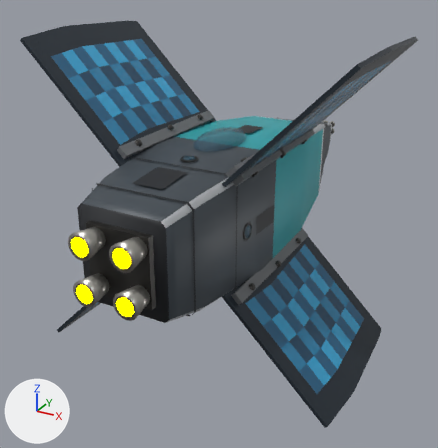
One commit to the glTF model ThoriumGap_JS/models/Ship_Crosspanel_4.glb: the scene before it, then after it.
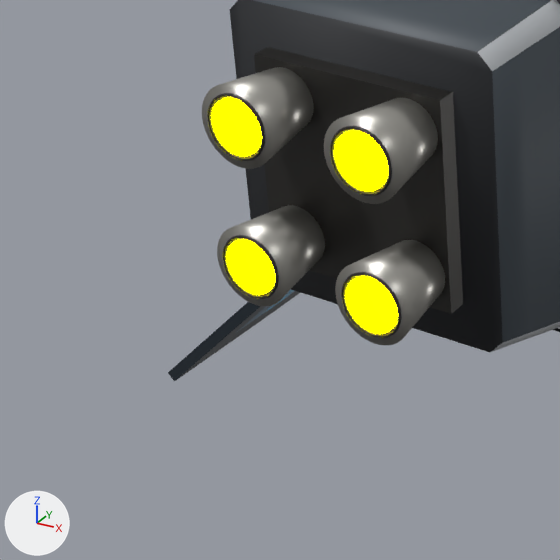
Each version is shown whole from a camera (50 mm lens) standing at (3.78, -7.74, 3.07) and looking at (-0.29, -0.33, -0.63), then close up on the part from 0% to 43% of the width and 46% to 88% of the height. Arrows for +X, +Y and +Z are at lower left; the lights stay in place. The first two pictures are the older version. Where no turn or scale is listed for an object, it has been applied to the vertices.

Objects in the first close-up: 'EngineBell_LowerLeft_TaperedSquareClusterNozzle', 'EngineBell_LowerRight_TaperedSquareClusterNozzle', 'EngineBell_UpperLeft_TaperedSquareClusterNozzle', 'EngineBell_UpperRight_TaperedSquareClusterNozzle', 'EngineDeck_SquareAftManifold', 'EngineEmitter', 'Fuselage_SquareBody', 'SolarPanelWing_LowerLeftRidge_RectangularPhotovoltaicGrid' and 8 more.
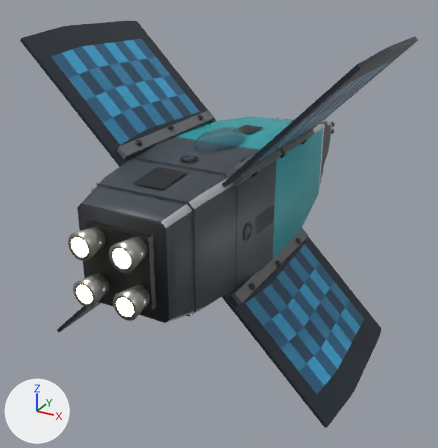
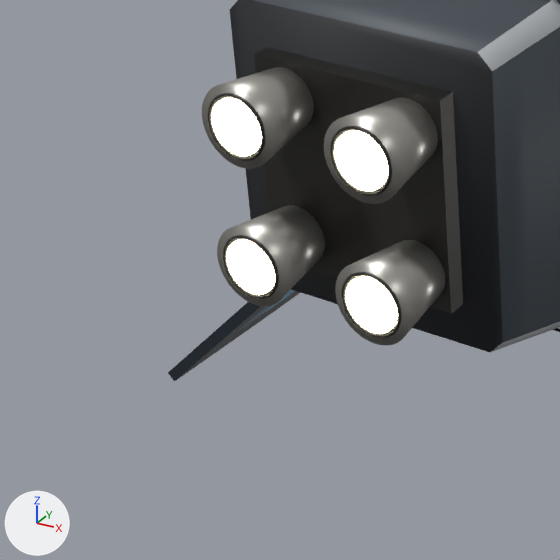
What changed in the scene script:
```text
Change mat_engineglow:
    mat_engineglow.emission_color: (1.0, 1.0, 0.0) -> (0.62, 0.57, 0.4)  # yellow #ffff00 -> beige #cec7aa
```

Boxes (x1, y1, x2, y2) around the edits, measured in the close-ups (560 x 560 px):
'EngineEmitter', recoloured (yellow to beige)
    both: (211, 97, 398, 334)
